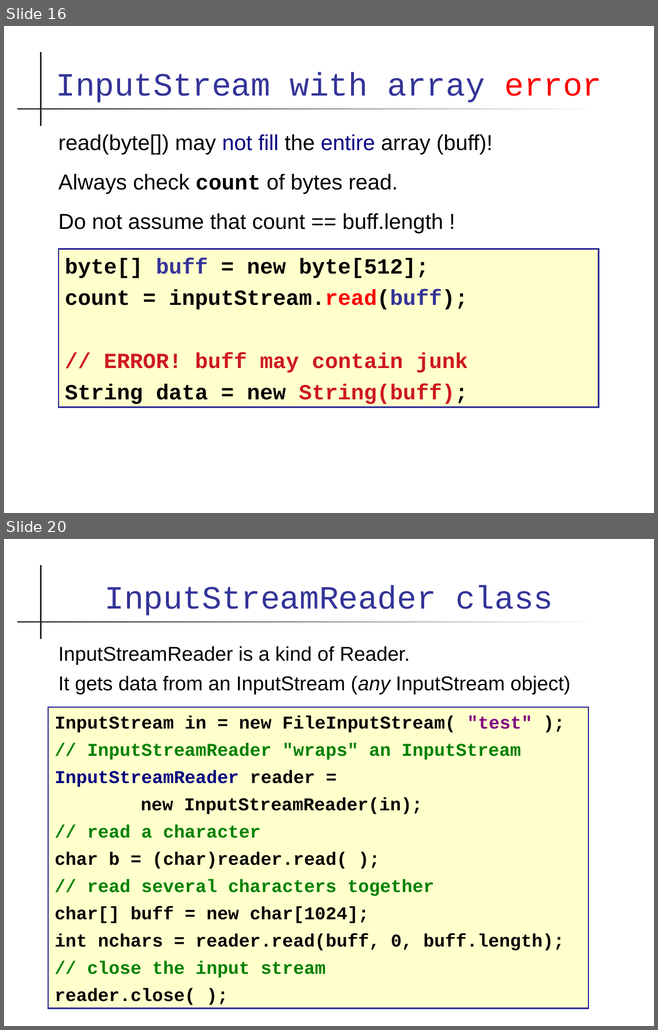
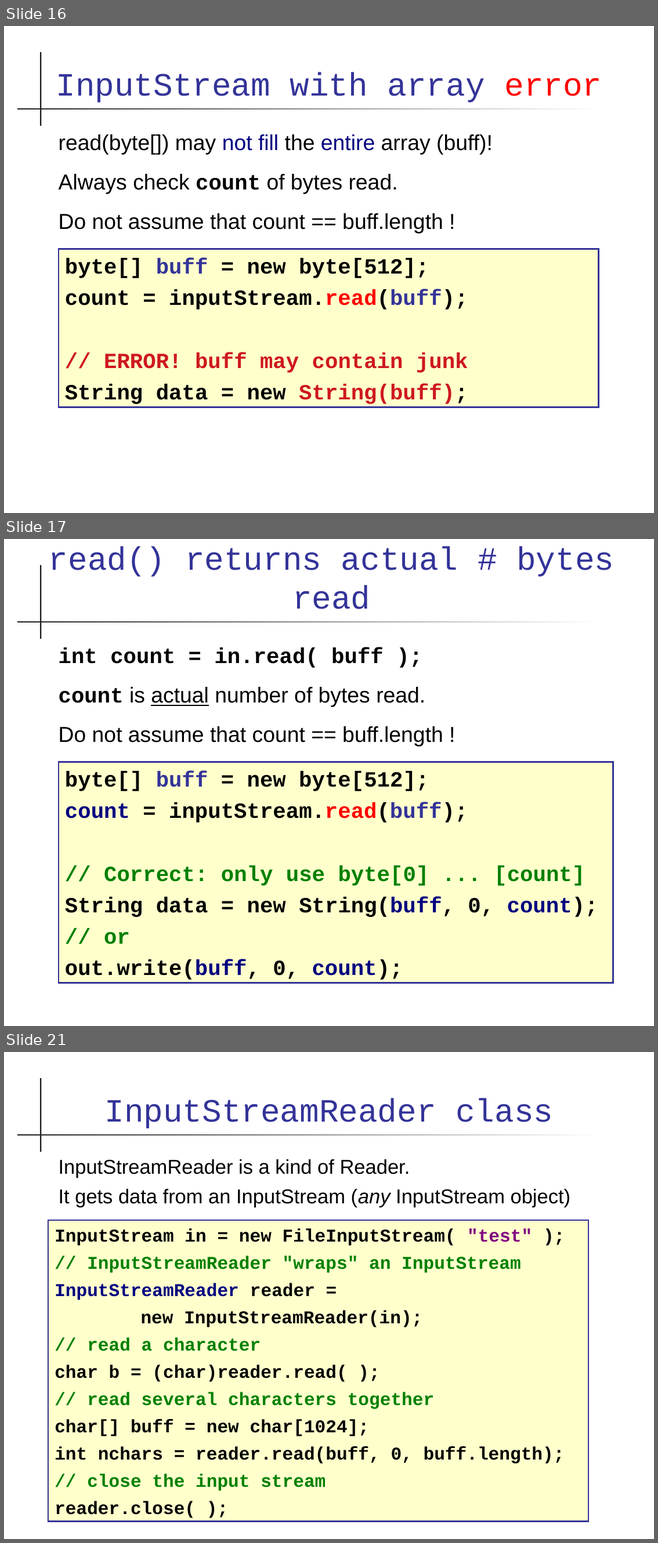
Before and after one commit to skeoop/skeoop.github.io, a slide deck: io/Input-Output.ppt. Shown one above the other, each under a label of ours: slides 16 and 20 before the commit, slides 16, 17 and 21 after it; the slides between them are not shown. The pictures are 658x1030 and 658x1543 pixels, drawn with LibreOffice and Linux fonts; fonts in the diff are those of the drawing. Boxes give left, top, right and bottom in pixels: in the first picture for what was removed or moved away, otherwise in the second. Text is boxed around its words. In the diff, an @@ line names an element or a change of style, - is before the commit and + after.

Commit message:
Add slide about read to array

```diff
--- a/io/Input-Output.ppt
+++ b/io/Input-Output.ppt
@@ slide 17 added at (x1=4, y1=539, x2=654, y2=1026), background #FFFFFF; not listed: 2 template elements that a slide beside it also shows @@
@@ title added at (x1=49, y1=547, x2=614, y2=609), 36 pt, text #333399 @@
+read() returns actual # bytes read
@@ text added at (x1=59, y1=647, x2=443, y2=747), 24 pt, text #000000 @@
+int count = in.read( buff );
+count is actual number of bytes read.
+Do not assume that count == buff.length !
@@ rectangle added at (x1=59, y1=762, x2=612, y2=983), fill #FFFFCC, outline #333399 1.5 pt, 24 pt, text #000000, bold @@
+byte[] buff = new byte[512];
+count = inputStream.read(buff);
+// Correct: only use byte[0] ... [count]
+String data = new String(buff, 0, count);
+// or
+out.write(buff, 0, count);
@@ what was slide 20 is now slide 21 @@
```
Also in this commit, not shown: 16 slides changed, 1 other file.
